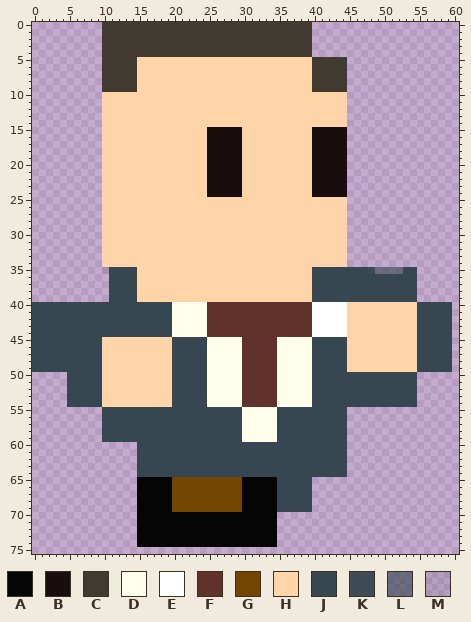
Edited in one commit: sprite sheet (Images/ronaldus_run_5.png). Above, as it was before the edit.
The file is 200x145 pixels. Pixels under 10% opacity are left out. Colours within 5 levels of each other are drawn and written as one. The old version is drawn lined up with the new one, on the new canvas.
Palette (. is transparent): A #040504  B #190e0e  C #413a30  D #ffffeb  E #ffffff  F #61322c  G #724600  H #ffd4a8  J #364751  K #364751f3  L #3647519f  M #3647511d
Once edited:
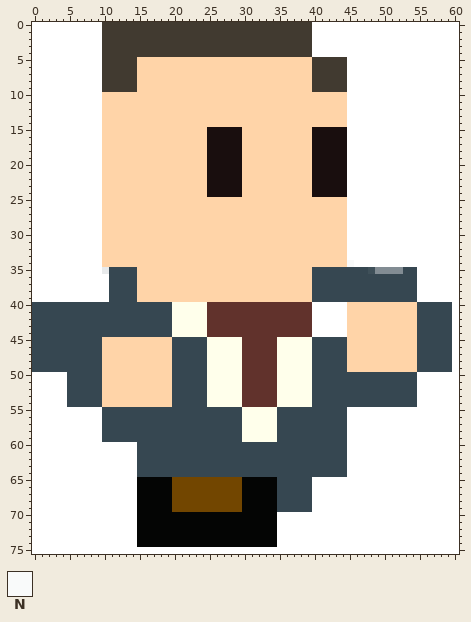
Colours new in this view: N #f9fafa
Changes in this commit:
canvas 200x145 -> 61x76, the old top-left corner now at -55,-50 (the part of the old canvas that was cut away was empty and is not shown)
colour K: #364751f3 -> #3f5059
colour L: #3647519f -> #828c93
colour M: #3647511d -> #e8eaeb
Changed rows in their new state; - is a pixel that keeps its letter.
first column x 0:
 0 EEEEEEEEEE------------------------------EEEEEEEEEEEEEEEEEEEEE
 1 EEEEEEEEEE------------------------------EEEEEEEEEEEEEEEEEEEEE
 2 EEEEEEEEEE------------------------------EEEEEEEEEEEEEEEEEEEEE
 3 EEEEEEEEEE------------------------------EEEEEEEEEEEEEEEEEEEEE
 4 EEEEEEEEEE------------------------------EEEEEEEEEEEEEEEEEEEEE
 5 EEEEEEEEEE-----------------------------------EEEEEEEEEEEEEEEE
 6 EEEEEEEEEE-----------------------------------EEEEEEEEEEEEEEEE
 7 EEEEEEEEEE-----------------------------------EEEEEEEEEEEEEEEE
 8 EEEEEEEEEE-----------------------------------EEEEEEEEEEEEEEEE
 9 EEEEEEEEEE-----------------------------------EEEEEEEEEEEEEEEE
10 EEEEEEEEEE-----------------------------------EEEEEEEEEEEEEEEE
11 EEEEEEEEEE-----------------------------------EEEEEEEEEEEEEEEE
12 EEEEEEEEEE-----------------------------------EEEEEEEEEEEEEEEE
13 EEEEEEEEEE-----------------------------------EEEEEEEEEEEEEEEE
14 EEEEEEEEEE-----------------------------------EEEEEEEEEEEEEEEE
15 EEEEEEEEEE-----------------------------------EEEEEEEEEEEEEEEE
16 EEEEEEEEEE-----------------------------------EEEEEEEEEEEEEEEE
17 EEEEEEEEEE-----------------------------------EEEEEEEEEEEEEEEE
18 EEEEEEEEEE-----------------------------------EEEEEEEEEEEEEEEE
19 EEEEEEEEEE-----------------------------------EEEEEEEEEEEEEEEE
20 EEEEEEEEEE-----------------------------------EEEEEEEEEEEEEEEE
21 EEEEEEEEEE-----------------------------------EEEEEEEEEEEEEEEE
22 EEEEEEEEEE-----------------------------------EEEEEEEEEEEEEEEE
23 EEEEEEEEEE-----------------------------------EEEEEEEEEEEEEEEE
24 EEEEEEEEEE-----------------------------------EEEEEEEEEEEEEEEE
25 EEEEEEEEEE-----------------------------------EEEEEEEEEEEEEEEE
26 EEEEEEEEEE-----------------------------------EEEEEEEEEEEEEEEE
27 EEEEEEEEEE-----------------------------------EEEEEEEEEEEEEEEE
28 EEEEEEEEEE-----------------------------------EEEEEEEEEEEEEEEE
29 EEEEEEEEEE-----------------------------------EEEEEEEEEEEEEEEE
30 EEEEEEEEEE-----------------------------------EEEEEEEEEEEEEEEE
31 EEEEEEEEEE-----------------------------------EEEEEEEEEEEEEEEE
32 EEEEEEEEEE-----------------------------------EEEEEEEEEEEEEEEE
33 EEEEEEEEEE-----------------------------------EEEEEEEEEEEEEEEE
34 EEEEEEEEEE-----------------------------------NEEEEEEEEEEEEEEE
35 EEEEEEEEEE---------------------------------------------EEEEEE
36 EEEEEEEEEEE--------------------------------------------EEEEEE
37 EEEEEEEEEEE--------------------------------------------EEEEEE
38 EEEEEEEEEEE--------------------------------------------EEEEEE
39 EEEEEEEEEEE--------------------------------------------EEEEEE
40 ------------------------------------------------------------E
41 ------------------------------------------------------------E
42 ------------------------------------------------------------E
43 ------------------------------------------------------------E
44 ------------------------------------------------------------E
45 ------------------------------------------------------------E
46 ------------------------------------------------------------E
47 ------------------------------------------------------------E
48 ------------------------------------------------------------E
49 ------------------------------------------------------------E
50 EEEEE--------------------------------------------------EEEEEE
51 EEEEE--------------------------------------------------EEEEEE
52 EEEEE--------------------------------------------------EEEEEE
53 EEEEE--------------------------------------------------EEEEEE
54 EEEEE--------------------------------------------------EEEEEE
55 EEEEEEEEEE-----------------------------------EEEEEEEEEEEEEEEE
56 EEEEEEEEEE-----------------------------------EEEEEEEEEEEEEEEE
57 EEEEEEEEEE-----------------------------------EEEEEEEEEEEEEEEE
58 EEEEEEEEEE-----------------------------------EEEEEEEEEEEEEEEE
59 EEEEEEEEEE-----------------------------------EEEEEEEEEEEEEEEE
60 EEEEEEEEEEEEEEE------------------------------EEEEEEEEEEEEEEEE
61 EEEEEEEEEEEEEEE------------------------------EEEEEEEEEEEEEEEE
62 EEEEEEEEEEEEEEE------------------------------EEEEEEEEEEEEEEEE
63 EEEEEEEEEEEEEEE------------------------------EEEEEEEEEEEEEEEE
64 EEEEEEEEEEEEEEE------------------------------EEEEEEEEEEEEEEEE
65 EEEEEEEEEEEEEEE-------------------------EEEEEEEEEEEEEEEEEEEEE
66 EEEEEEEEEEEEEEE-------------------------EEEEEEEEEEEEEEEEEEEEE
67 EEEEEEEEEEEEEEE-------------------------EEEEEEEEEEEEEEEEEEEEE
68 EEEEEEEEEEEEEEE-------------------------EEEEEEEEEEEEEEEEEEEEE
69 EEEEEEEEEEEEEEE-------------------------EEEEEEEEEEEEEEEEEEEEE
70 EEEEEEEEEEEEEEE--------------------EEEEEEEEEEEEEEEEEEEEEEEEEE
71 EEEEEEEEEEEEEEE--------------------EEEEEEEEEEEEEEEEEEEEEEEEEE
72 EEEEEEEEEEEEEEE--------------------EEEEEEEEEEEEEEEEEEEEEEEEEE
73 EEEEEEEEEEEEEEE--------------------EEEEEEEEEEEEEEEEEEEEEEEEEE
74 EEEEEEEEEEEEEEE--------------------EEEEEEEEEEEEEEEEEEEEEEEEEE
75 EEEEEEEEEEEEEEEEEEEEEEEEEEEEEEEEEEEEEEEEEEEEEEEEEEEEEEEEEEEEE
Changed places in both pictures, as pixel boxes (x1, y1, x2, y2):
changed: (32, 22, 459, 554)
